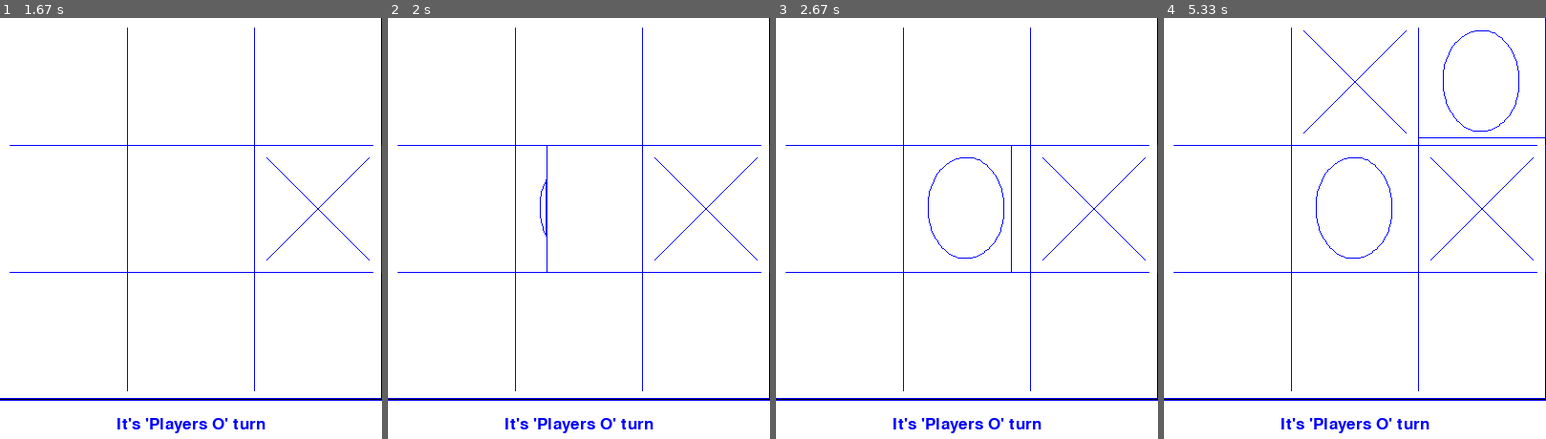
Above: before the commit, frames 1-4 (left to right).
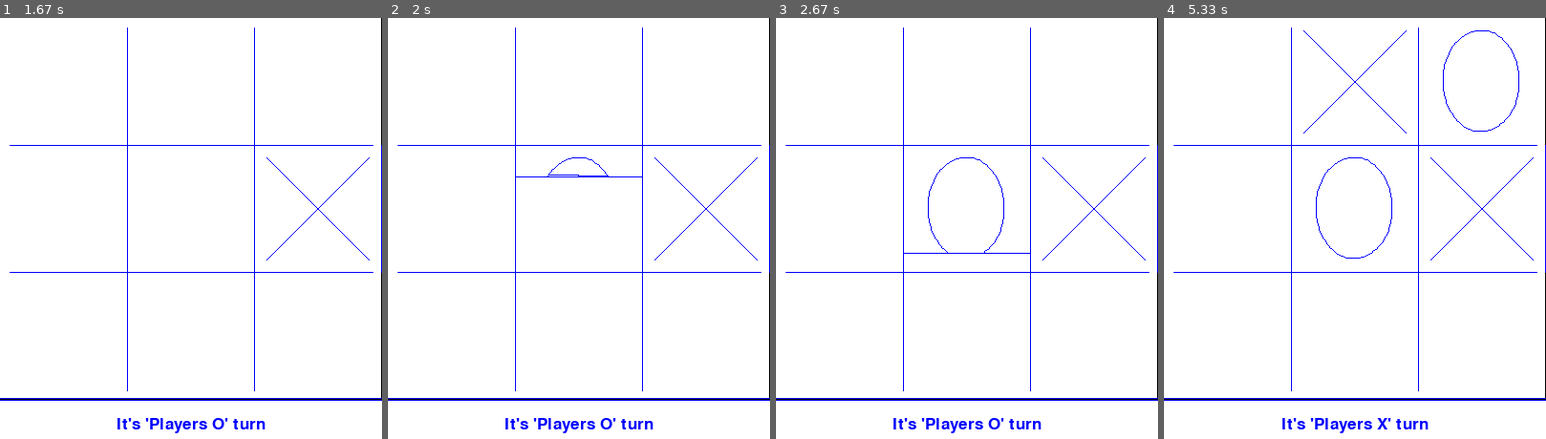
Above: after the commit, the same moments.

Repository: RomanRetsen/Animated-Tic-Tac-Toe-in-Pygame
Game: pygame game, started from my_game.py
Two runs of this game, one before a commit and one after it. Both use one fixed random seed, a clock stepped at 60 frames per second and the inputs below.
Inputs (mouse positions are in pixels of both pictures, inside the frame that each line leads up to):
- Up to frame 1 (1.67 s): click (313, 220) at 0.38 s
- Up to frame 2 (2 s): click (624, 270) at 1.72 s
- Up to frame 3 (2.67 s): no input
- Up to frame 4 (5.33 s): click (1301, 144) at 2.88 s; click (1481, 81) at 4.28 s

Frame 1 is identical in both runs. In frame 2, 0.3% of the frame differs, in the area x 33-67%, y 30-61%; in frame 3, 0.2%; in frame 4, 0.6%, in the area x 30-100%, y 0-99%.

Commit message:
6th function for drawing "O" was added

Diff:
--- a/ClickArea.py
+++ b/ClickArea.py
@@ -22,7 +22,7 @@
 
         #list of functions of drawing sign "O"  to random pick from.
         self.oFunc = [self.drawing_click_area_o, self.drawing_click_area_o2, self.drawing_click_area_o3,
-                      self.drawing_click_area_o4, self.drawing_click_area_o5]
+                      self.drawing_click_area_o4, self.drawing_click_area_o5, self.drawing_click_area_o6]
 
         #list of functions of drawing sign "X"  to random pick from.
         self.xFunc = [self.drawing_click_area_x, self.drawing_click_area_x2, self.drawing_click_area_x3,
@@ -73,11 +73,15 @@
         #formula is adjusted on half of width and height of cell
         # to place ellipse in the middle of cell
         self.ellipseDots = []
+        self.ellipseDotsScattered = []
         index = 0
         while self.t < 2 * math.pi:
             tempx = int(self.x + minorRadius * math.cos(self.t) + int(self.width / 2))
             tempy = int(self.y + majorRadius * math.sin(self.t) + int(self.height / 2))
             self.ellipseDots.append([index, tuple((tempx, tempy))])
+            self.ellipseDotsScattered.append([index, list([tempx, tempy]),
+                                              list([random.randint(self.x, self.x + self.width),
+                                                    random.randint(self.y, self.y + self.height)])])
             self.t += 0.05
             index += 1
     ################################################################
@@ -121,7 +125,7 @@
 
     def randomChooseOFunc(self):
         self.chosenOFunc = self.oFunc[random.randint(0, len(self.oFunc) - 1)]
-        # self.chosenOFunc = self.oFunc[2]
+        # self.chosenOFunc = self.oFunc[5]
         if self.chosenOFunc.__name__ == 'drawing_click_area_o':
             pass
         elif self.chosenOFunc.__name__ == 'drawing_click_area_o2':
@@ -339,3 +343,44 @@
                              (self.ellipseDotsBlip[-1][1]))
             self.state = 'o'
             self.g_stats.drawing_click_area = False
+
+
+    def drawing_click_area_o6(self):
+        self.draw_click_area_blank()
+
+        scattered_dots_arranged = True
+        for index in range(len(self.ellipseDotsScattered) ):
+            if ((self.ellipseDotsScattered[index][1][0] != self.ellipseDotsScattered[index][2][0]) or
+                    (self.ellipseDotsScattered[index][1][1] != self.ellipseDotsScattered[index][2][1])):
+                self.approachToLocation(index, self.ellipseDotsScattered)
+                scattered_dots_arranged = False
+
+        if not scattered_dots_arranged:
+            for index in range(len(self.ellipseDotsScattered) ):
+                pygame.draw.line(self.screen, self.linecolor,
+                                 (self.ellipseDotsScattered[index][2]), (self.ellipseDotsScattered[index][2]))
+        else:
+            for index in range(len(self.ellipseDotsScattered) -1 ):
+                pygame.draw.line(self.screen, self.linecolor,
+                                 (self.ellipseDotsScattered[index][2]), (self.ellipseDotsScattered[index + 1][2]))
+            pygame.draw.line(self.screen, self.linecolor,
+                             self.ellipseDotsScattered[0][2], self.ellipseDotsScattered[-1][2])
+            self.state = 'o'
+            self.g_stats.drawing_click_area = False
+
+
+    def approachToLocation(self, index, ellipseDotsScattered):
+        #increment x param if needed
+        if ellipseDotsScattered[index][2][0] > ellipseDotsScattered[index][1][0]:
+            ellipseDotsScattered[index][2][0] -= 1
+        elif ellipseDotsScattered[index][2][0] < ellipseDotsScattered[index][1][0]:
+            ellipseDotsScattered[index][2][0] += 1
+        else:
+            pass
+        #increment y param if needed
+        if ellipseDotsScattered[index][2][1] > ellipseDotsScattered[index][1][1]:
+            ellipseDotsScattered[index][2][1] -= 1
+        elif ellipseDotsScattered[index][2][1] < ellipseDotsScattered[index][1][1]:
+            ellipseDotsScattered[index][2][1] += 1
+        else:
+            pass
